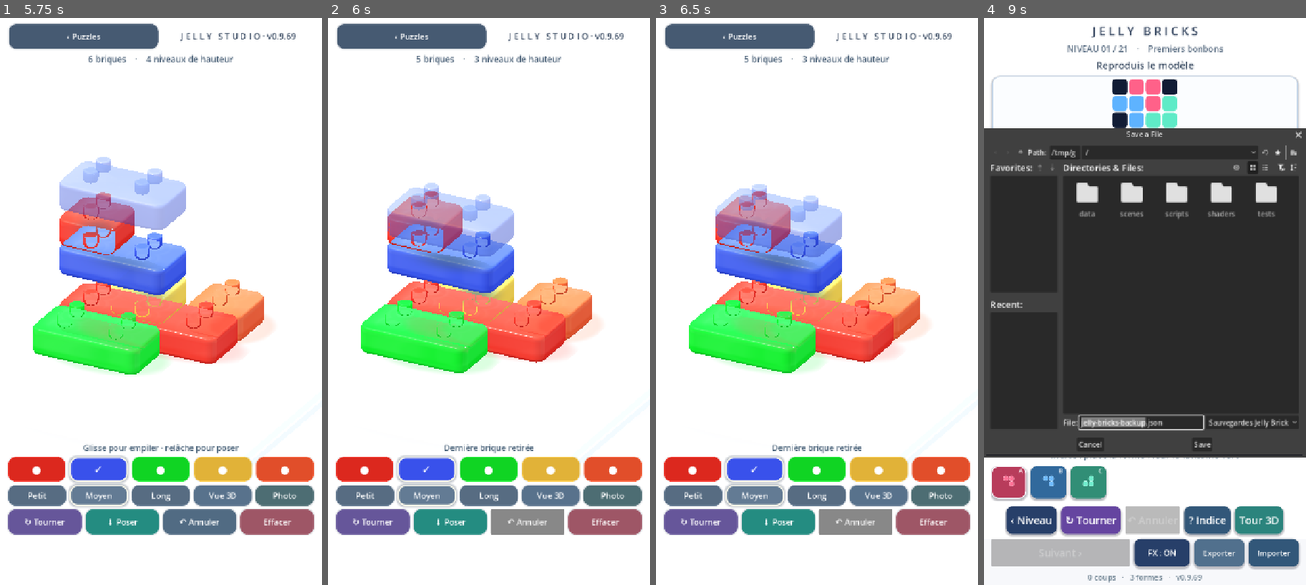
Above: before the commit, frames 1-4 (left to right).
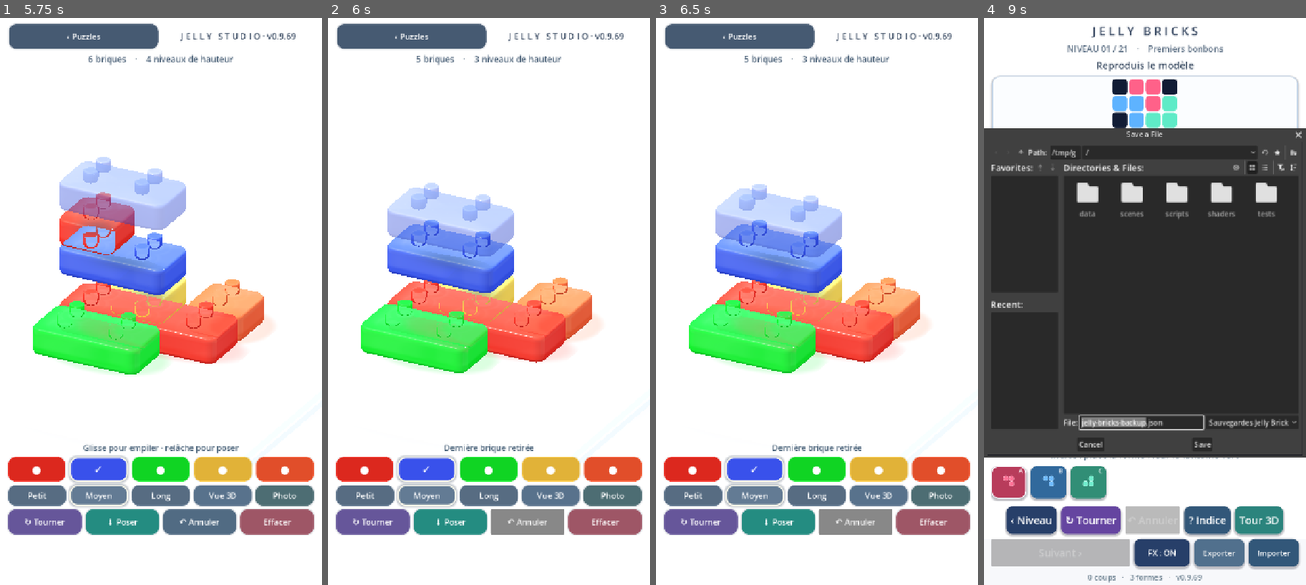
Above: after the commit, the same moments.

Repository: dbrckk/Jelly-bricks
Game: Godot game, scene res://scenes/main.tscn
Two runs of this game, one before a commit and one after it. Both use one fixed random seed, a clock stepped at 60 frames per second and the inputs below.
Inputs (mouse positions are in pixels of both pictures, inside the frame that each line leads up to):
- Up to frame 1 (5.75 s): click (25, 482) at 0.52 s; click (64, 482) at 1.27 s; click (103, 482) at 2.02 s; click "‹ Niveau" at 2.75 s; click "↻ Tourner" at 3.5 s; click "? Indice" at 4.25 s; click "Tour 3D" at 5 s
- Up to frame 2 (6 s): click "↶ Annuler" at 5.75 s
- Up to frame 3 (6.5 s): no input
- Up to frame 4 (9 s): click "‹ Puzzles" at 6.5 s; click "FX : ON" at 7.25 s; click "FX : OFF" at 8 s; click "Exporter" at 8.75 s

Frame 1 is identical in both runs. In frame 2, 1.6% of the frame differs, in the area x 18-52%, y 30-51%; in frame 3, 1.6%; in frame 4, 0.5%.

Commit message:
perf(godot): incremental 32-brick Undo retains surviving GPU instances
* perf(godot): undo only removed brick and retain 31 GPU buffers/materials

* test(godot): assert live Undo retains all surviving GPU objects on 32-brick stage

* test(godot): remove duplicate count check from live incremental Undo regression

Diff:
--- a/native-godot/scripts/stack_mode.gd
+++ b/native-godot/scripts/stack_mode.gd
@@ -1728,6 +1728,12 @@
             _wave_center_on(bricks[index], entry),
             minf(.50, strength * 8.3), propagation)
 
+## A full rebuild discarded all 31 surviving meshes, shader instances,
+## stud buffers and soft contact nodes whenever Android Undo removed ONE
+## piece. On a 32-brick stage that caused needless driver churn and a
+## visible hitch. Preserve every remaining Node3D and ShaderMaterial;
+## only remove the last saved brick, then reconcile contact/caustics.
+## The save still happens before changing any render objects.
 func _undo() -> void:
     if bricks.is_empty():
         return
@@ -1736,7 +1742,27 @@
         bricks.append(removed)
         _refresh_labels("Stockage indisponible · annulation conservée")
         return
-    _rebuild()
+    # Cancels pending landing callbacks BEFORE deleting their target.
+    # With one fewer entry, _stop_motion safely settles only surviving
+    # nodes and refreshes pigment contacts from the exact saved stack.
+    _stop_motion()
+    if not brick_nodes.is_empty():
+        var last_piece: Node3D = brick_nodes.pop_back()
+        if is_instance_valid(last_piece):
+            if last_piece.get_parent() != null:
+                last_piece.get_parent().remove_child(last_piece)
+            last_piece.queue_free()
+    _rebuild_occupancy()
+    _refresh_caustics()
+    if photo_mode:
+        # Re-evaluate the bounded photo coat/shadow cutoffs on the
+        # surviving geometry, without recreating their mesh resources.
+        _set_gallery_coat(true)
+        _update_photo_camera()
+    else:
+        _refresh_preview()
+        if active:
+            _apply_camera()
     host._play_feedback("undo", 9)
     _refresh_labels("Dernière brique retirée")
 
--- a/native-godot/tests/impact_feedback.gd
+++ b/native-godot/tests/impact_feedback.gd
@@ -91,9 +91,16 @@
         quit(1)
         return
     var reached: int = game.candy_fx.landing_cursor
+    var kept_first: Node3D = studio.brick_nodes[0]
+    var kept_paint: ShaderMaterial = kept_first.get_node("GelBody").material_override
     studio._undo()
     if studio.bricks.size() != 1:
         push_error("Undo did not revert the second brick")
+        quit(1)
+        return
+    if studio.brick_nodes[0] != kept_first \
+            or studio.brick_nodes[0].get_node("GelBody").material_override != kept_paint:
+        push_error("Undo rebuilt a surviving Jelly shell instead of retaining its GPU buffers")
         quit(1)
         return
     await create_timer(.40).timeout
@@ -162,5 +169,56 @@
         push_error("Undo did not remove the last optically mixed contact brick")
         quit(1)
         return
-    print("PASS: impact-timed contact, pigment, caustics and undo")
+    # Stress real 32-brick Undo: preserve ALL 31 surviving instances,
+    # shaders, stud buffers, cached contact patches, and their saved cells.
+    # A full scene rebuild on every finger undo caused avoidable GPU
+    # object churn, and formerly lost the timeline state of other bricks.
+    var full_stage: Array[Dictionary] = []
+    for row in range(studio.GRID):
+        for col in range(studio.GRID):
+            if full_stage.size() >= studio.MAX_BRICKS:
+                break
+            full_stage.append(studio._entry(
+                row, col, 0, 0, (row + col) % studio.COLORS.size(), 0))
+    if full_stage.size() != studio.MAX_BRICKS \
+            or not studio._load_entries(full_stage):
+        push_error("Could not stage 32 independent legal Jelly bricks")
+        quit(1)
+        return
+    studio._rebuild()
+    if studio.brick_nodes.size() != 32 \
+            or studio.caustic_batch.multimesh.instance_count != 32:
+        push_error("32-brick studio did not build persistent GPU instances")
+        quit(1)
+        return
+    var originals: Array[Node3D] = []
+    for brick in studio.brick_nodes:
+        originals.append(brick)
+    var first_body: MeshInstance3D = originals[0].get_node("GelBody")
+    var first_material: ShaderMaterial = first_body.material_override
+    var last_piece: Node3D = originals.back()
+    studio._undo()
+    if studio.bricks.size() != 31 or studio.brick_nodes.size() != 31 \
+            or studio.occupancy.size() != 31 \
+            or studio.caustic_batch.multimesh.instance_count != 31:
+        push_error("Incremental 32-brick Undo lost the saved or rendered footprint")
+        quit(1)
+        return
+    for i in range(31):
+        if studio.brick_nodes[i] != originals[i]:
+            push_error("Incremental Undo needlessly recreated a surviving 3D brick")
+            quit(1)
+            return
+    if studio.brick_nodes[0].get_node("GelBody") != first_body \
+            or first_body.material_override != first_material \
+            or last_piece.get_parent() != null:
+        push_error("Incremental Undo replaced shaders or kept the removed GPU node")
+        quit(1)
+        return
+    var saved: Dictionary = studio._read_valid_studio_file(studio.SAVE_PATH)
+    if not saved.get("ok", false) or saved["bricks"].size() != 31:
+        push_error("Incremental Undo lost durable 31-brick Android save")
+        quit(1)
+        return
+    print("PASS: timed contacts, pigments and Undo retaining all 31 3D resources")
     quit()
